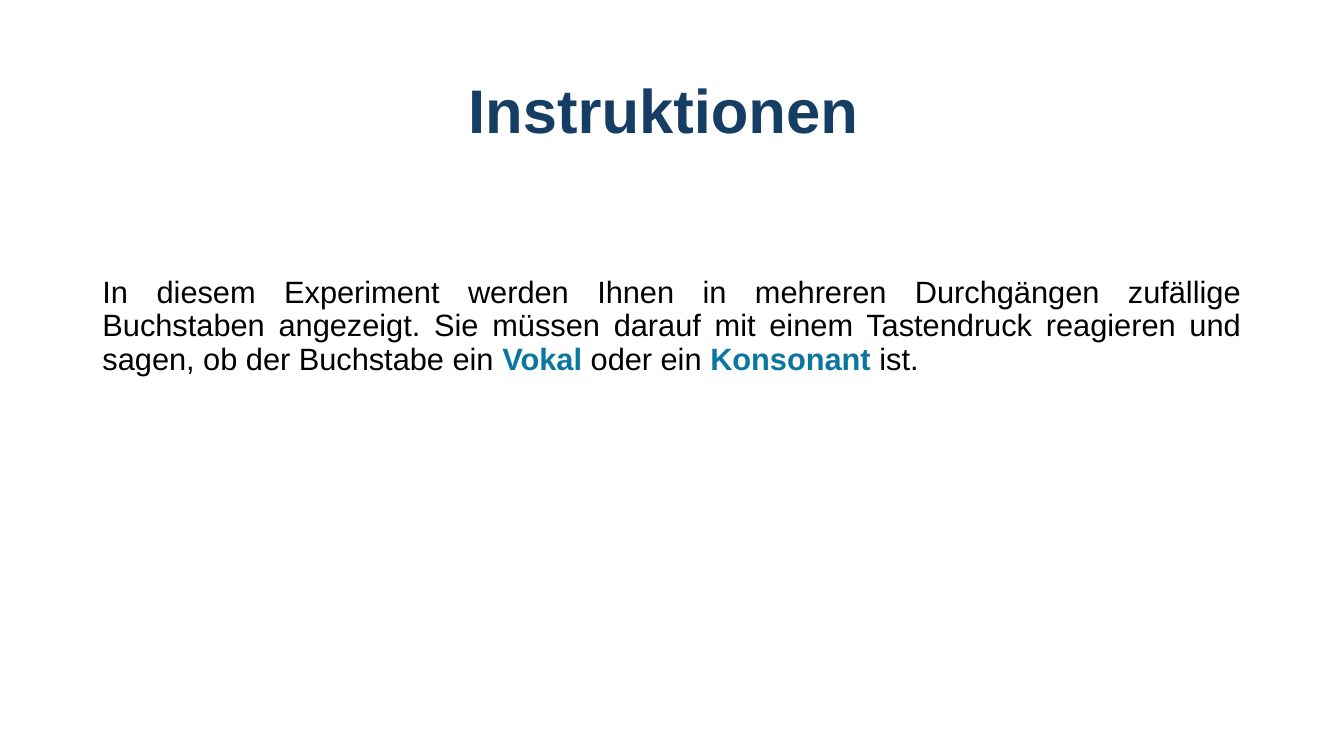
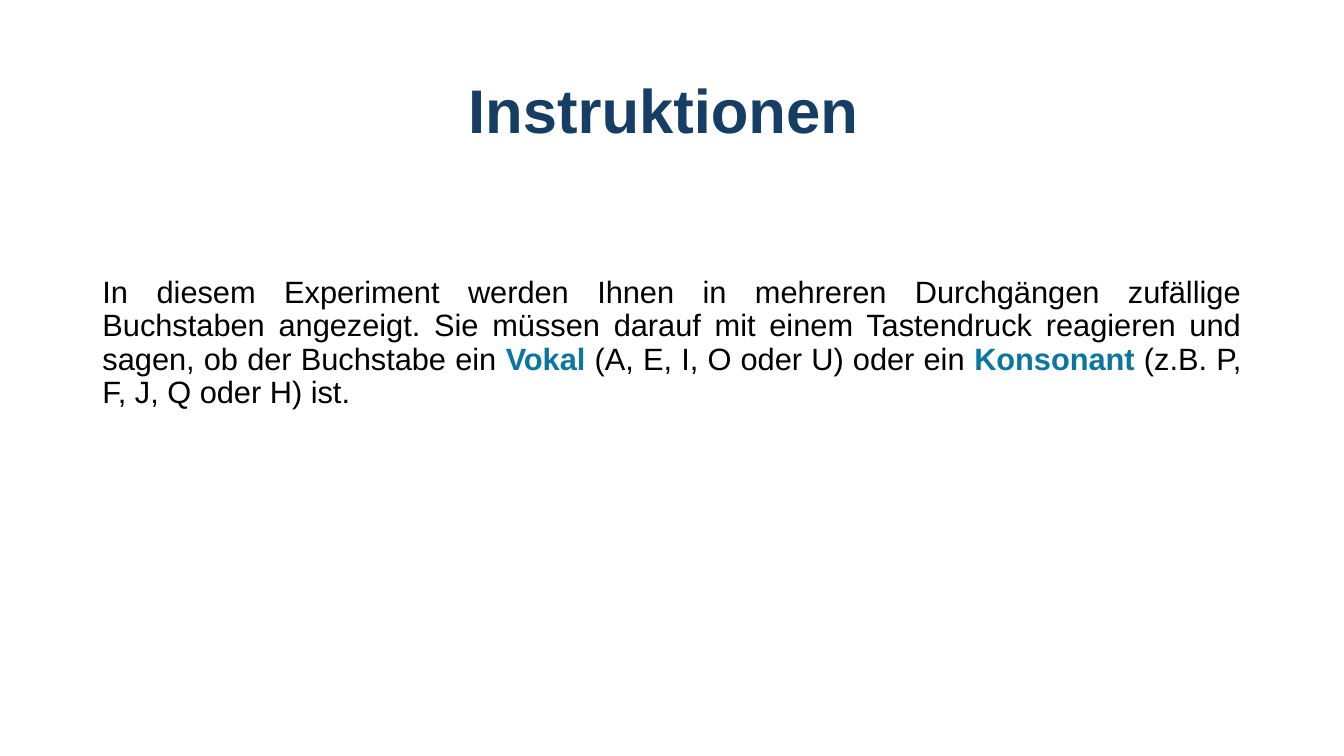
Before and after one commit to GidonFrischkorn/Ambizione-IndividualDifferencesStudy, a slide deck: slide 1 of tasks/letter-judgement-changingSR/Instructions_letterchangeSRBOX.pptx. Drawn at 1344x756 pixels with LibreOffice and Linux fonts; fonts in the diff are those of the drawing. Boxes give left, top, right and bottom in pixels: in the first picture for what was removed or moved away, otherwise in the second. Text is boxed around its words. In the diff, an @@ line names an element or a change of style, - is before the commit and + after.

```diff
--- a/tasks/letter-judgement-changingSR/Instructions_letterchangeSRBOX.pptx
+++ b/tasks/letter-judgement-changingSR/Instructions_letterchangeSRBOX.pptx
@@ text at (x1=102, y1=280, x2=1241, y2=409): text changed @@
-In diesem Experiment werden Ihnen in mehreren Durchgängen zufällige Buchstaben angezeigt. Sie müssen darauf mit einem Tastendruck reagieren und sagen, ob der Buchstabe ein Vokal oder ein Konsonant ist.
+In diesem Experiment werden Ihnen in mehreren Durchgängen zufällige Buchstaben angezeigt. Sie müssen darauf mit einem Tastendruck reagieren und sagen, ob der Buchstabe ein Vokal (A, E, I, O oder U) oder ein Konsonant (z.B. P, F, J, Q oder H) ist.
```
Also in this commit, not shown: 1 other slide changed, 12 other files.
